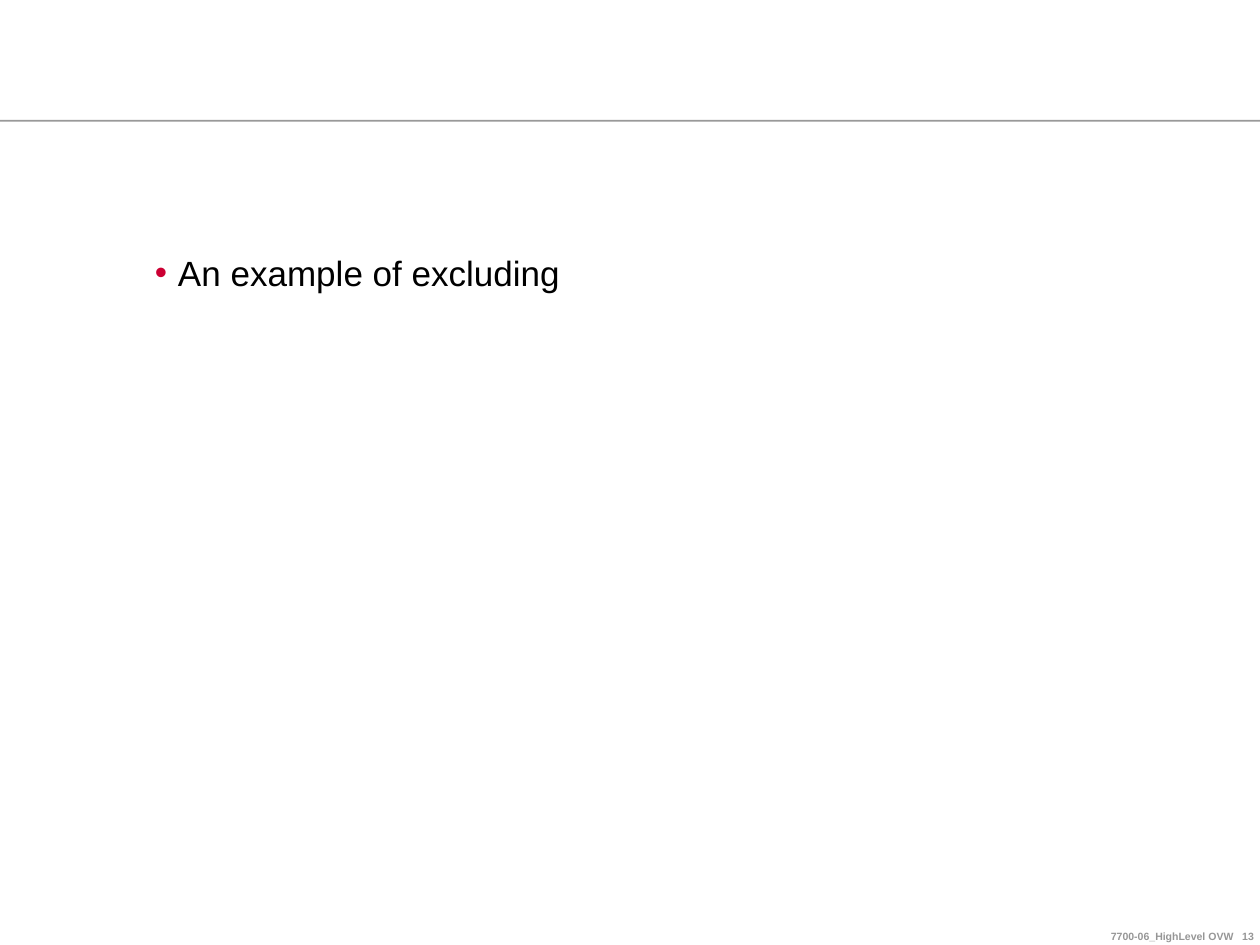
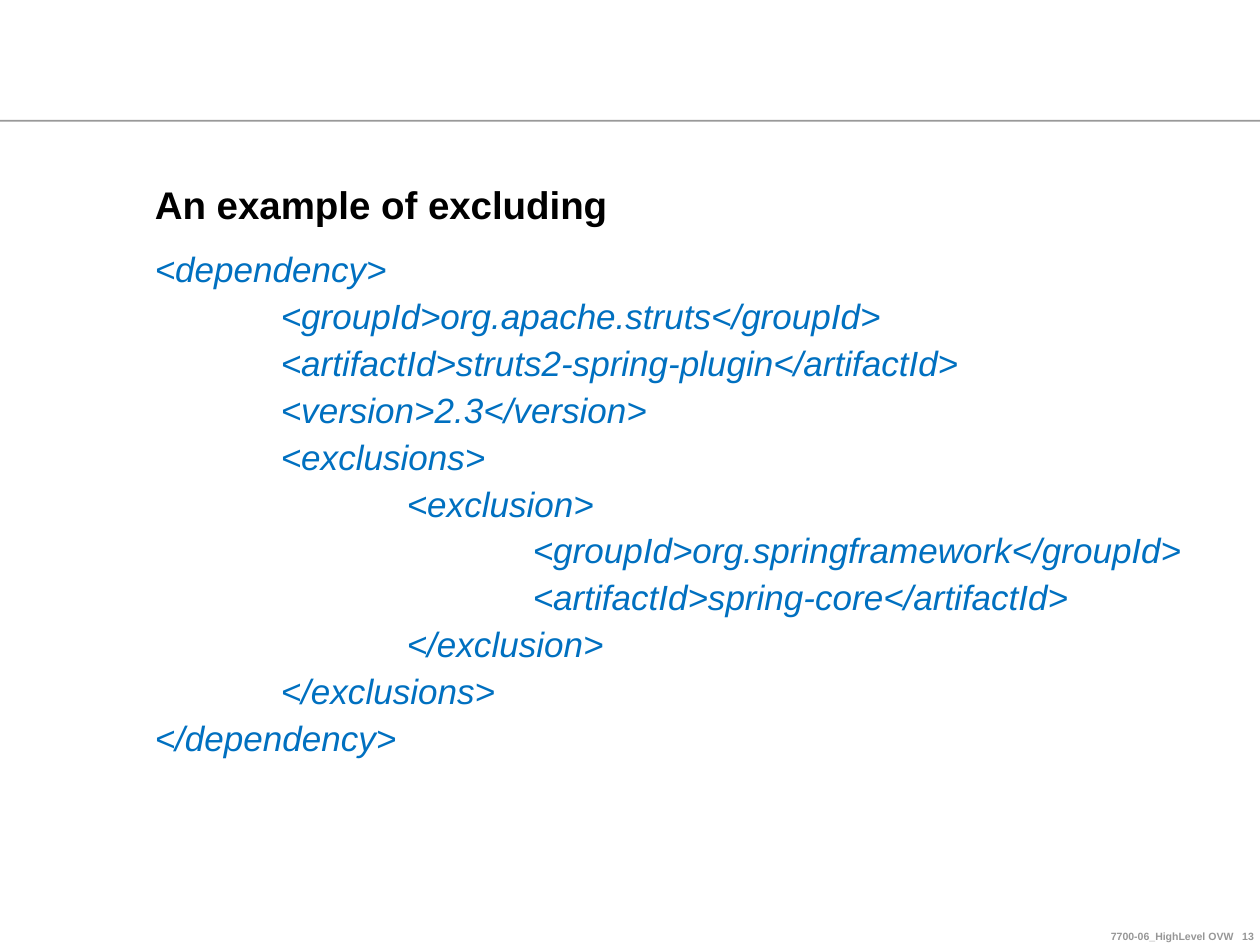
Before and after one commit to ndlongit/longnd-data, a slide deck: slide 13 of Document/Tutorial/Maven for Beginners.ppt. Drawn at 1260x945 pixels with LibreOffice and Linux fonts; fonts in the diff are those of the drawing; background and template pictures are left out. Boxes give left, top, right and bottom in pixels: in the first picture for what was removed or moved away, otherwise in the second. Text is boxed around its words. In the diff, an @@ line names an element or a change of style, - is before the commit and + after.

```diff
--- a/Document/Tutorial/Maven for Beginners.ppt
+++ b/Document/Tutorial/Maven for Beginners.ppt
@@ title "An example of excluding" moved from (x1=178, y1=260, x2=560, y2=293) to (x1=155, y1=191, x2=607, y2=227) @@
@@ title "An example of excluding" at (x1=155, y1=191, x2=607, y2=227): size 20 to 22 pt, bold on; bullet • to none; less space between paragraphs; vertical alignment top to bottom @@
@@ text added at (x1=155, y1=256, x2=1181, y2=757), 20 pt, text #0070C0, italic @@
+<dependency>
+<groupId>org.apache.struts</groupId>
+<artifactId>struts2-spring-plugin</artifactId>
+<version>2.3</version>
+<exclusions>
+<exclusion>
+<groupId>org.springframework</groupId>
+<artifactId>spring-core</artifactId>
+</exclusion>
+</exclusions>
+</dependency>
```
Also in this commit, not shown: 13 other slides changed.
